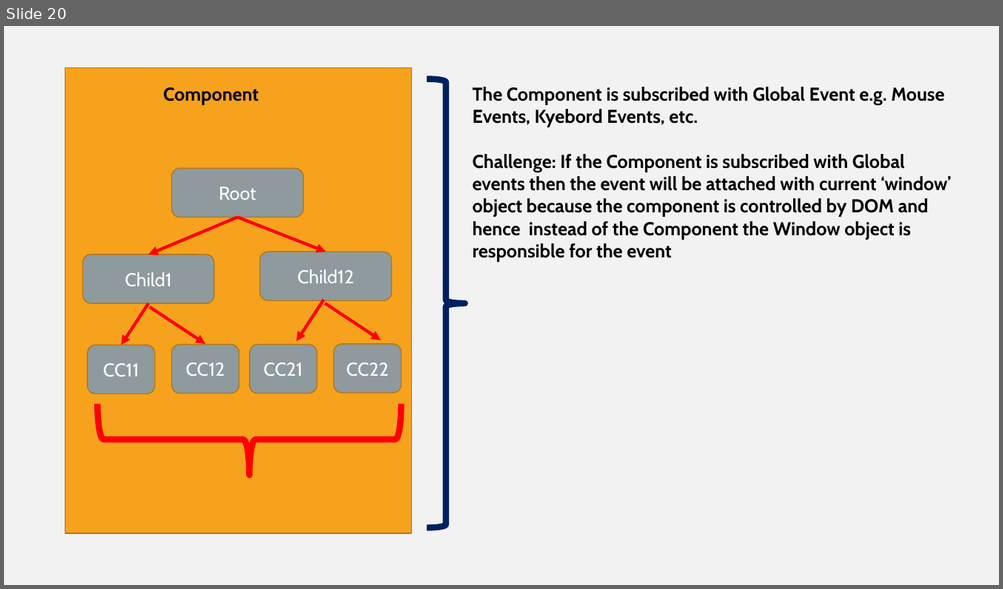
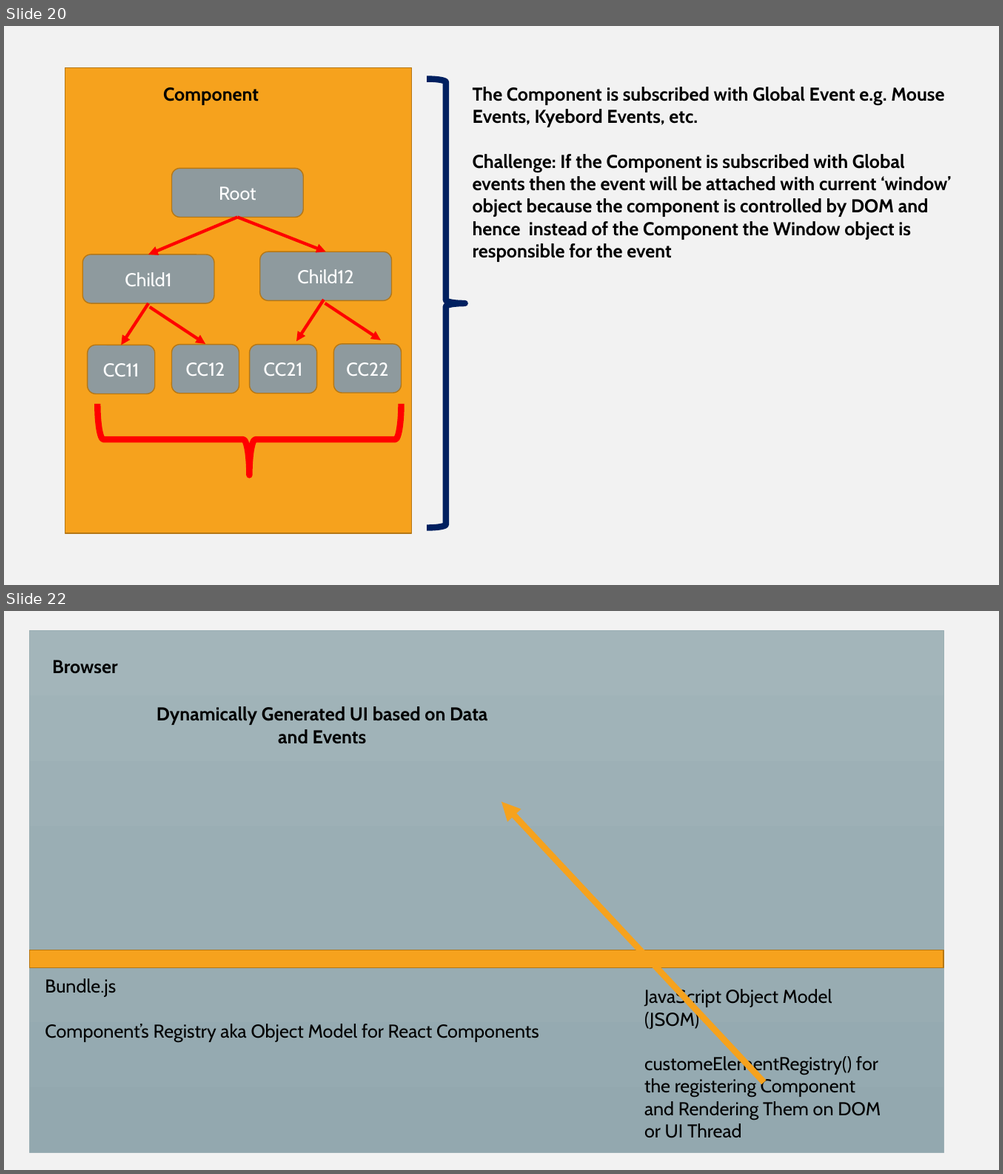
Before and after one commit to Vanshika3003/blazeclan_training, a slide deck: training_images.pptx. Shown one above the other, each under a label of ours: slide 20 before the commit, slides 20 and 22 after it; the slides between them are not shown. The pictures are 1003x589 and 1003x1174 pixels, drawn with LibreOffice and Linux fonts; fonts in the diff are those of the drawing. Boxes give left, top, right and bottom in pixels: in the first picture for what was removed or moved away, otherwise in the second. Text is boxed around its words. In the diff, an @@ line names an element or a change of style, - is before the commit and + after.

```diff
--- a/training_images.pptx
+++ b/training_images.pptx
@@ slide 22 added at <box>4,611,999,1170</box>, background #F2F2F2 @@
@@ rectangle added at <box>29,630,943,1153</box>, fill gradient #A3B5BB to #9BAFB5 to #93A9AF, outline #9BAFB5 0.5 pt @@
@@ text added at <box>52,660,118,674</box>, 18 pt, text #000000, bold @@
+Browser
@@ text added at <box>156,706,487,744</box>, 18 pt, text #000000, bold @@
+Dynamically Generated UI based on Data and Events
@@ arrow added from (763, 1082) to (502, 802), #F6A21D 6 pt @@
@@ rectangle added at <box>29,951,943,968</box>, fill #F6A21D, outline #B67815 1 pt @@
@@ text added at <box>45,979,539,1042</box>, 18 pt, text #000000 @@
+Bundle.js
+Component’s Registry aka Object Model for React Components
@@ text added at <box>644,988,880,1139</box>, 18 pt, text #000000 @@
+JavaScript Object Model (JSOM)
+customeElementRegistry() for the registering Component and Rendering Them on DOM or UI Thread
```
Also in this commit, not shown: 1 other slide added, 12 other files.
